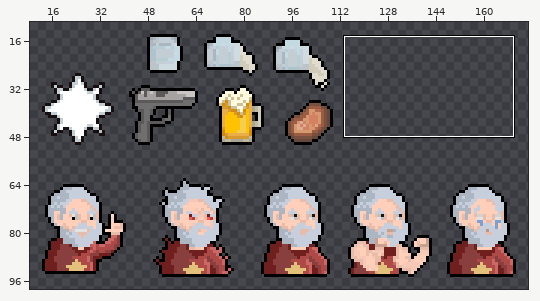
One commit to this sprite sheet: Assets/Sprites/Combo.png. The picture above shows the old version from afar; the outline marks the close-up.
Close-up. The starting point:
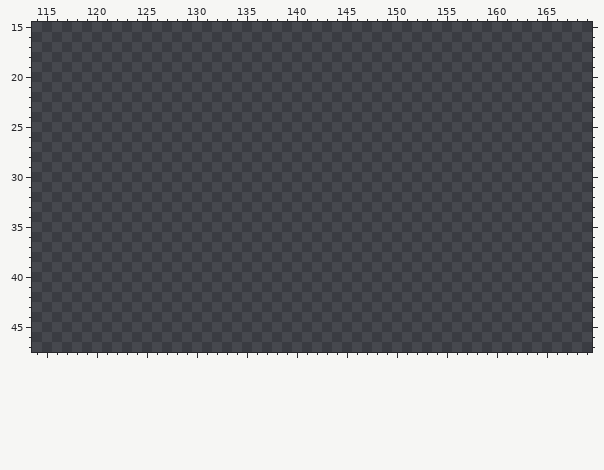
The file is 256x240 pixels. Pixels under 10% opacity are left out. Colours within 5 levels of each other are drawn and written as one. Shown: x 114..169, y 15..47. The wide view leaves out empty margins.
The result:
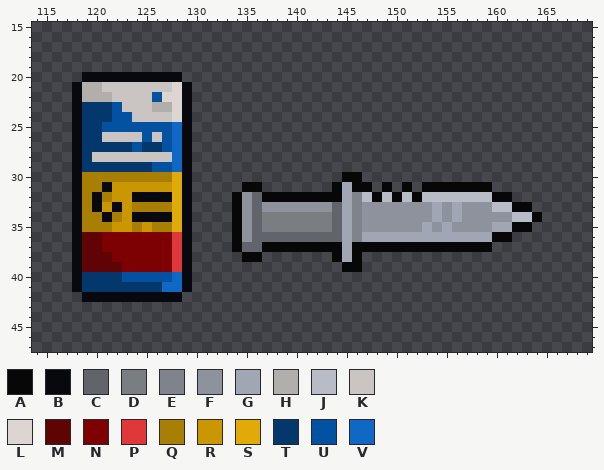
Palette (. is transparent): A #070707  B #08090e  C #61646a  D #7a7d82  E #7f838b  F #8d929d  G #a1a6b4  H #b2aeac  J #b8bcc7  K #cac5c2  L #dcd5d1  M #600304  N #7d0002  P #df383b  Q #a97f03  R #ca9700  S #e0aa09  T #04376b  U #0352a1  V #0f69c4
Message: ArrumadoSpritesLulinhaaaaaaa AAAAAAAAAAAAAAAAAAAAAAAAAAAAAAAAAAAAAAAAAAAAAAAAAAAAAAAAAAAAAAAAAAAAAAAAAAAAAAAAAAAAAAAAAAAAAAAAAAAAAAAAAAAAAAAAAAAAAAAAAAAAAAAAAAAAAAAAAA
The exact change:
y 20: x 119..128 .......... -> BBBBBBBBBB
y 21: x 118..129 ............ -> BHHKKKKKKKLB
y 22: x 118..129 ............ -> BHHHKKKKULLB
y 23: x 118..129 ............ -> BTTTUKKKHHLB
y 24: x 118..129 ............ -> BTTTUUKKKKLB
y 25: x 118..129 ............ -> BTTUUUUUUUVB
y 26: x 118..129 ............ -> BTTKKKKUKUVB
y 27: x 118..129 ............ -> BTTTTTUTTUVB
y 28: x 118..129 ............ -> BTKKKKKKKKVB
y 29: x 118..129 ............ -> BTTTTTTTUUVB
y 30: x 118..129 ............ -> BQQQQQQQQQSB; x 145..146 .. -> AA
y 31: x 118..129 ............ -> BQQBRRRRRRSB; x 135..136 .. -> AA; x 144..147 .... -> AGAA; x 149 . -> A; x 151 . -> A; x 153..159 ....... -> AAAAAAA
y 32: x 118..129 ............ -> BQBQRRBBBBSB; x 134..161 ............................ -> AFCAAAAAAAAGEJAJAJAJJJJJJJAA
y 33: x 118..129 ............ -> BQBRBRQQQQSB; x 134..163 .............................. -> AFCFFFFFFFCGEFFFFFFFGFGFFFJJAA
y 34: x 118..129 ............ -> BQQBQRBBBBSB; x 134..164 ............................... -> AFCDDDDDDDCGEFFFFFFFGFGFFFFFJJA
y 35: x 118..129 ............ -> BQQQRRQRQQSB; x 134..163 .............................. -> AFCDDDDDDDCGEFFFFFFGFGFFFFGGAA
y 36: x 118..129 ............ -> BMMNNNNNNNPB; x 134..161 ............................ -> AFCCCCCCCCCGEGGGGGGGGGGGGGAA
y 37: x 118..129 ............ -> BMMNNNNNNNPB; x 134..159 .......................... -> ACCAAAAAAAAGAAAAAAAAAAAAAA
y 38: x 118..129 ............ -> BMMMNNNNNNPB; x 135..136 .. -> AA; x 144..146 ... -> AGA
y 39: x 118..129 ............ -> BMMMMNNNNNPB; x 145..146 .. -> AA
y 40: x 118..129 ............ -> BTTTTUUUUUVB
y 41: x 118..129 ............ -> BTTTTTTTTVVB
y 42: x 119..128 .......... -> BBBBBBBBBB
Boxes around the changes in both close-ups, in picture pixels (x1, y1, x2, y2):
added: (72, 72, 542, 302)
